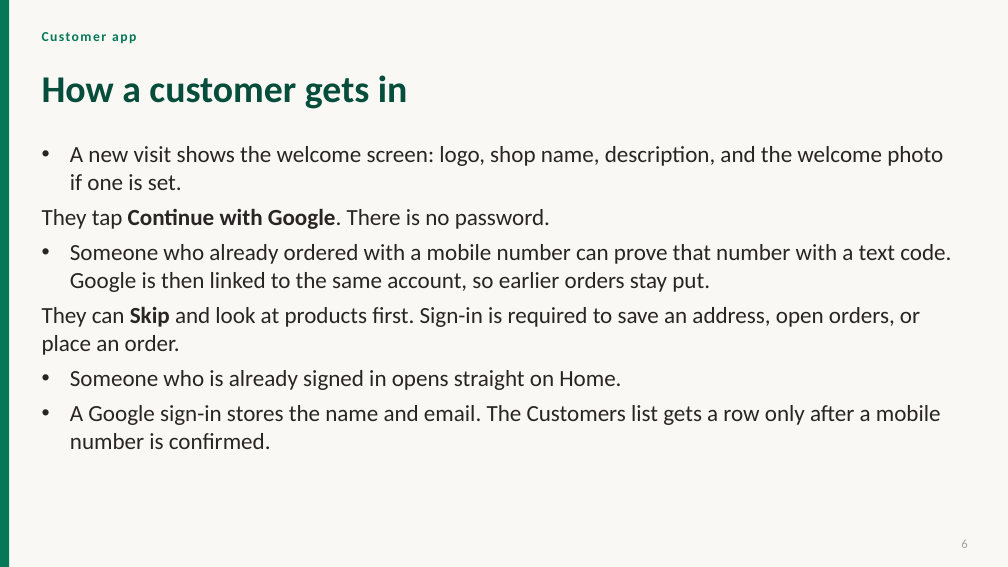
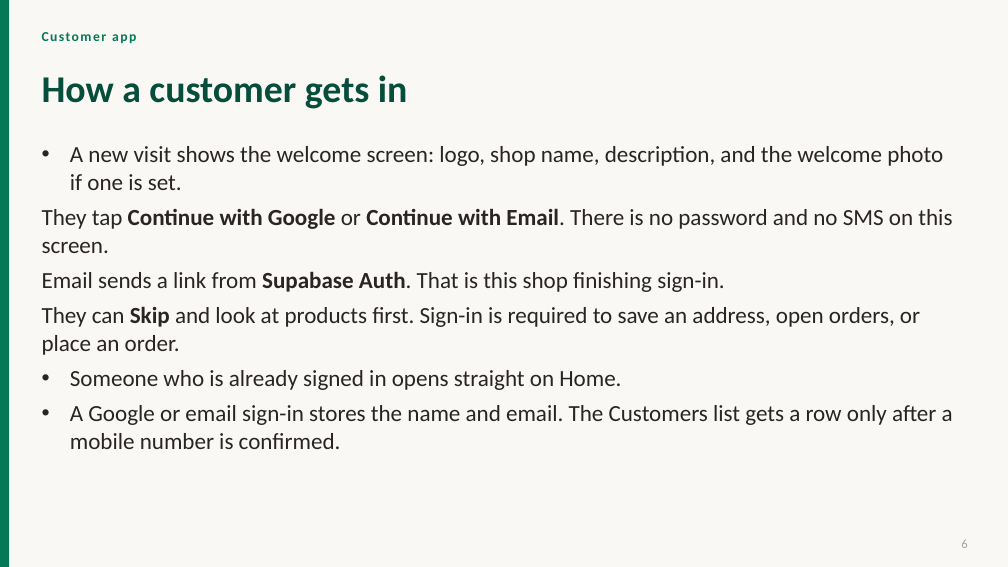
Before and after one commit to ragavan-Aihub/Order-app, a slide deck: slide 6 of docs/pdf/Project-Presentation.pptx. Drawn at 1008x567 pixels with LibreOffice and Linux fonts; fonts in the diff are those of the drawing. Boxes give left, top, right and bottom in pixels: in the first picture for what was removed or moved away, otherwise in the second. Text is boxed around its words. In the diff, an @@ line names an element or a change of style, - is before the commit and + after.

```diff
--- a/docs/pdf/Project-Presentation.pptx
+++ b/docs/pdf/Project-Presentation.pptx
@@ text at (42,208,952,292): text changed @@
-• They tap Continue with Google. There is no password.
-• Someone who already ordered with a mobile number can prove that number with a text code. Google is then linked to the same account, so earlier orders stay put.
+• They tap Continue with Google or Continue with Email. There is no password and no SMS on this screen.
+• Email sends a link from Supabase Auth. That is this shop finishing sign-in.
@@ text at (70,405,953,449): text changed @@
-• A Google sign-in stores the name and email. The Customers list gets a row only after a mobile number is confirmed.
+• A Google or email sign-in stores the name and email. The Customers list gets a row only after a mobile number is confirmed.
```
Also in this commit, not shown: 2 other slides changed, 20 other files.
